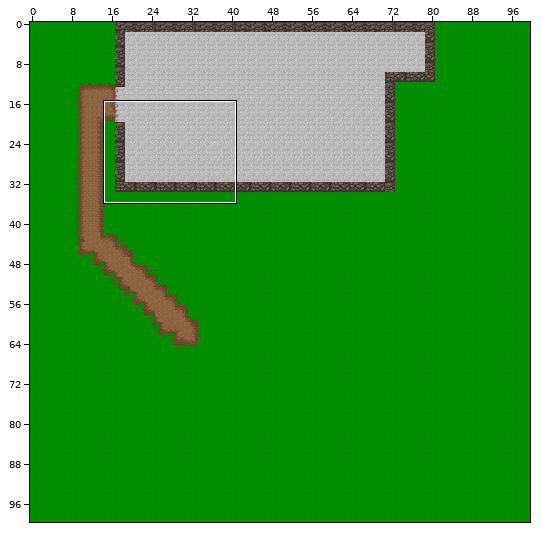
A Tiled map (JSON) gets an edit: public/assets/maps/firstMap.json. Above: a wide view before the commit, with the close-up outlined.
Close-up. The starting point:
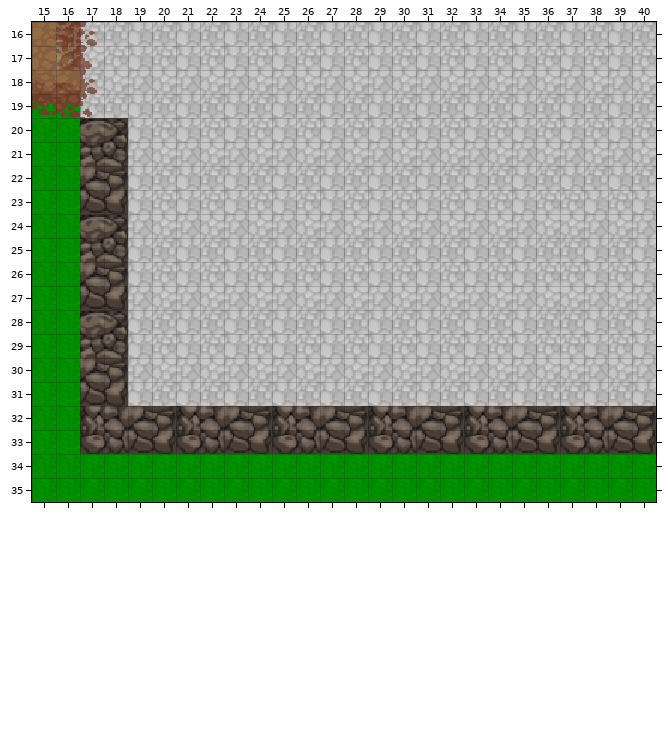
Cells are 16x16 px. Shown: x 15..40, y 16..35. The commit also changed other parts of the map, which this record leaves out.
The same view after the edit:
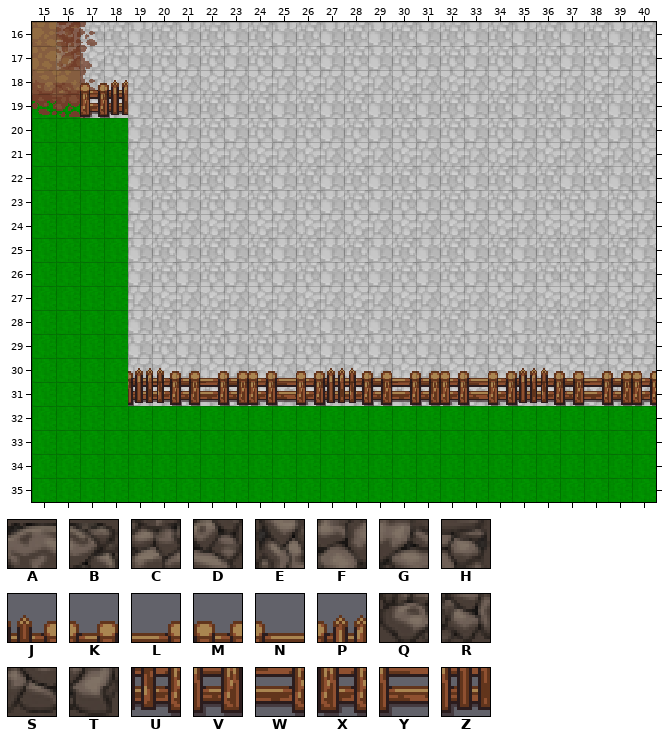
Key: from "tileset16": A 2, B 3, C 18, D 19, E 32, F 33, G 34, H 35, J 37, K 38, L 39, M 41, N 42, P 44, Q 48, R 49, S 50, T 51, U 53, V 54, W 55, X 57, Y 58, Z 60.
_ is an empty cell.
Tiles of an added or newly shown layer are drawn over the layers below it.
Diff:
Layer "Ground2" (added):
y 18: x 17..18 __ -> MP
y 30: x 19..40 ______________________ -> PJKLKMNMPJKLKMNMPJKLKM
Layer "Walls":
y 19: x 17..18 __ -> XZ
y 20: x 17..18 AB -> __
y 21: x 17..18 CD -> __
y 22: x 17..18 GH -> __
y 23: x 17..18 ST -> __
y 24: x 17..18 AB -> __
y 25: x 17..18 CD -> __
y 26: x 17..18 GH -> __
y 27: x 17..18 ST -> __
y 28: x 17..18 AB -> __
y 29: x 17..18 CD -> __
y 30: x 17..18 GH -> __
y 31: x 17..40 ST______________________ -> __ZUVWVXYXZUVWVXYXZUVWVX
y 32: x 17..40 EFGHEFGHEFGHEFGHEFGHEFGH -> ________________________
y 33: x 17..40 QRSTQRSTQRSTQRSTQRSTQRST -> ________________________
Pixel boxes of the changes (left, top, right, bottom) in both close-ups:
changed: (80, 80, 656, 454)
